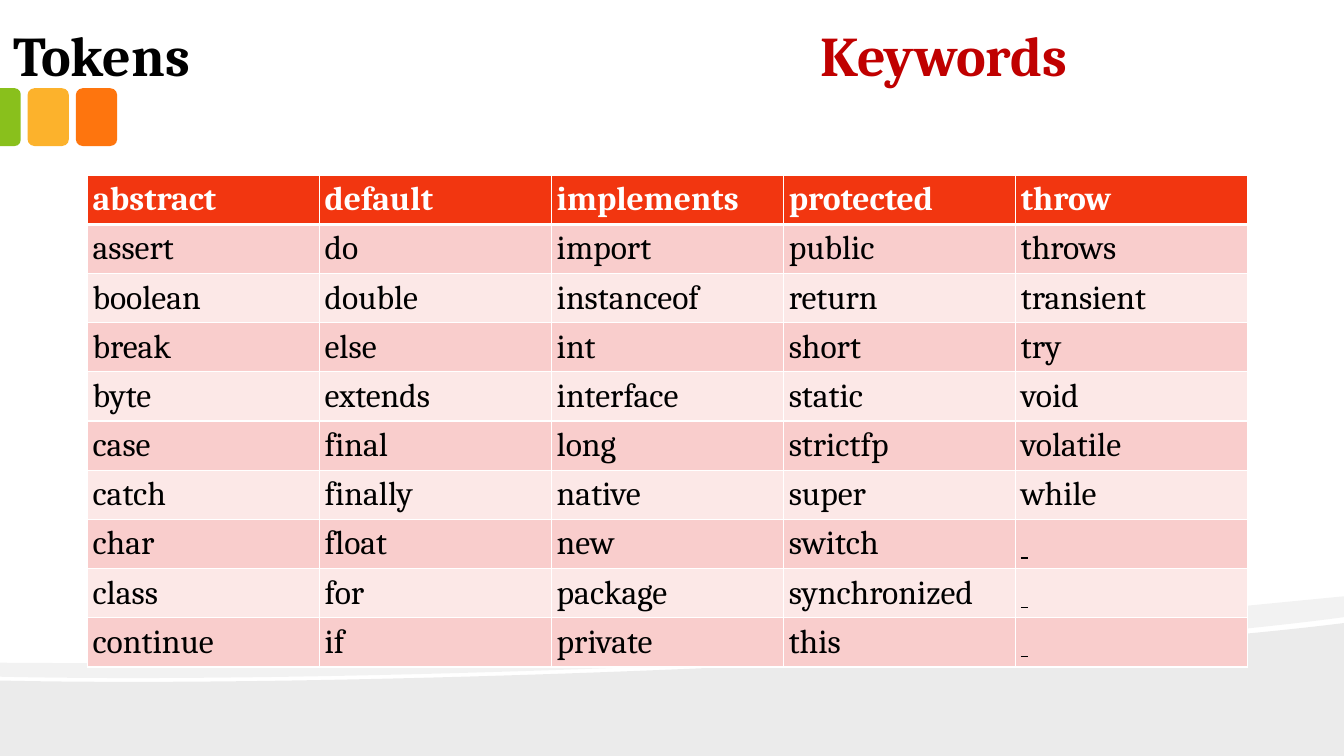
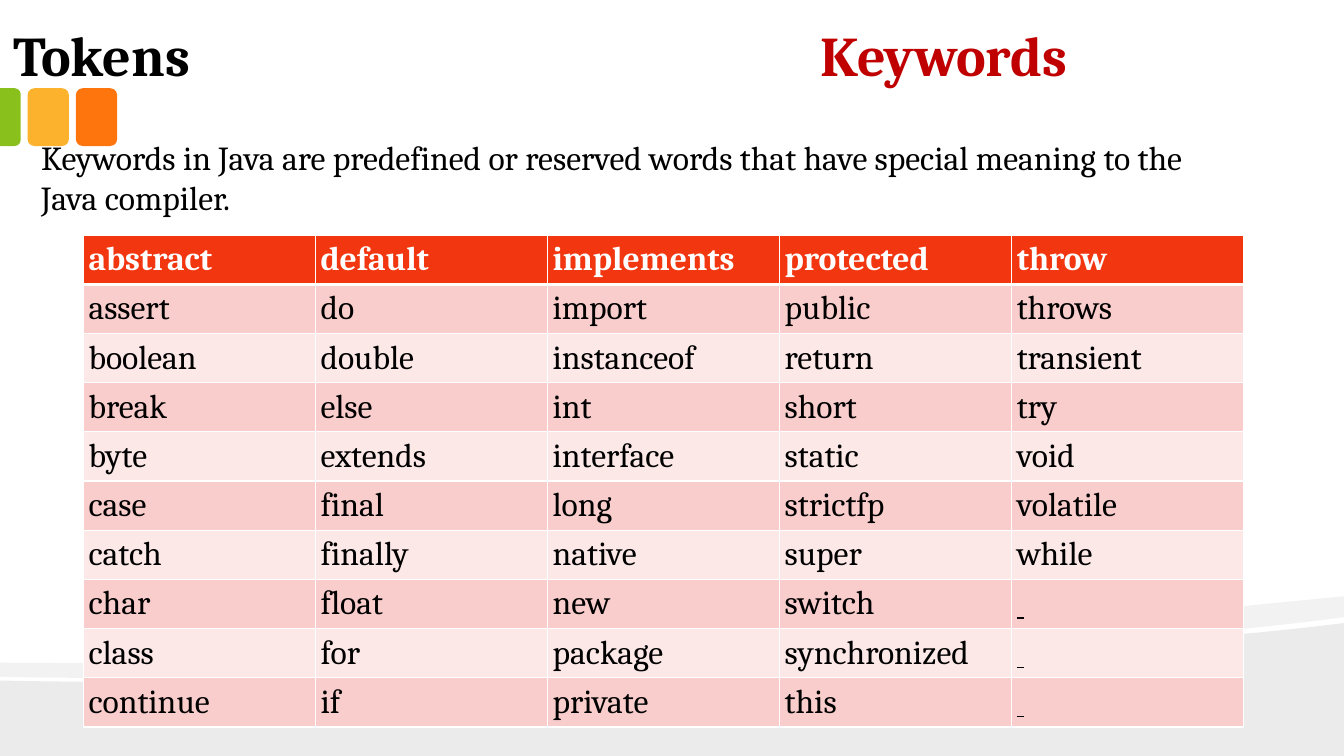
Before and after one commit to anirudhagaikwad/Java_Programming, a slide deck: slide 7 of Java_PPT/#2_Tokens.pptx. Drawn at 1344x756 pixels with LibreOffice and Linux fonts; fonts in the diff are those of the drawing. Boxes give left, top, right and bottom in pixels: in the first picture for what was removed or moved away, otherwise in the second. Text is boxed around its words. In the diff, an @@ line names an element or a change of style, - is before the commit and + after.

```diff
--- a/Java_PPT/#2_Tokens.pptx
+++ b/Java_PPT/#2_Tokens.pptx
@@ text added at box(41, 139, 1182, 217), 24 pt, text #000000 @@
+Keywords in Java are predefined or reserved words that have special meaning to the
+Java compiler.
@@ table: place and size @@
-table at box(88, 175, 1247, 684)
+table at box(84, 235, 1243, 745)
```
Also in this commit, not shown: 4 other slides changed, 11 slides added, 2 slides removed, 16 other files.
